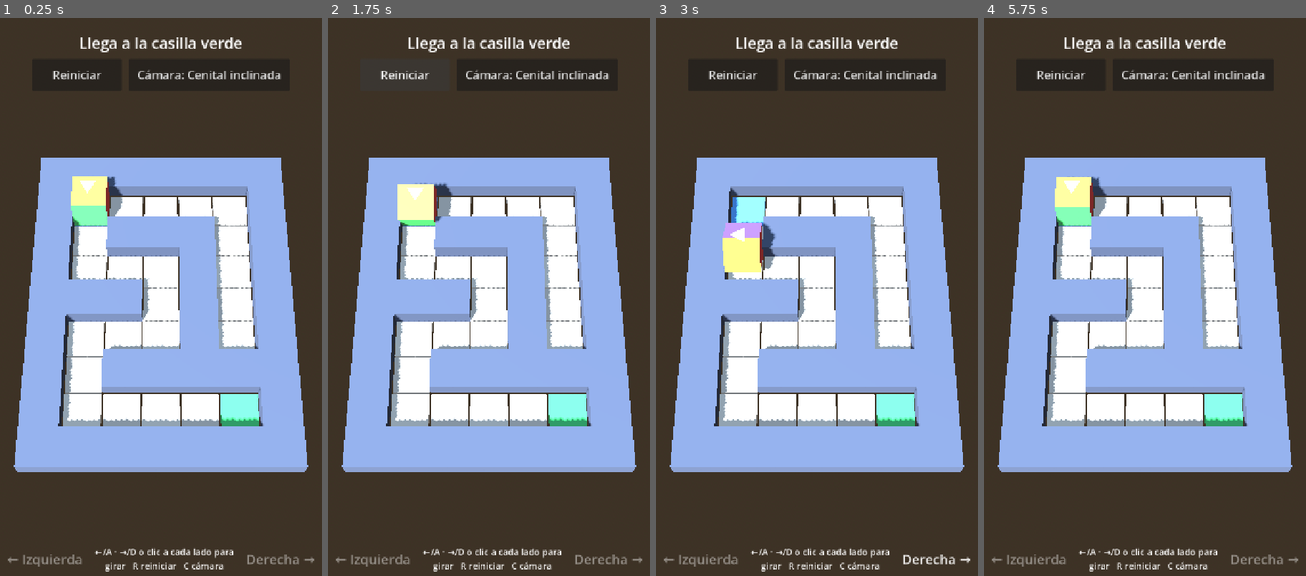
Above: before the commit, frames 1-4 (left to right).
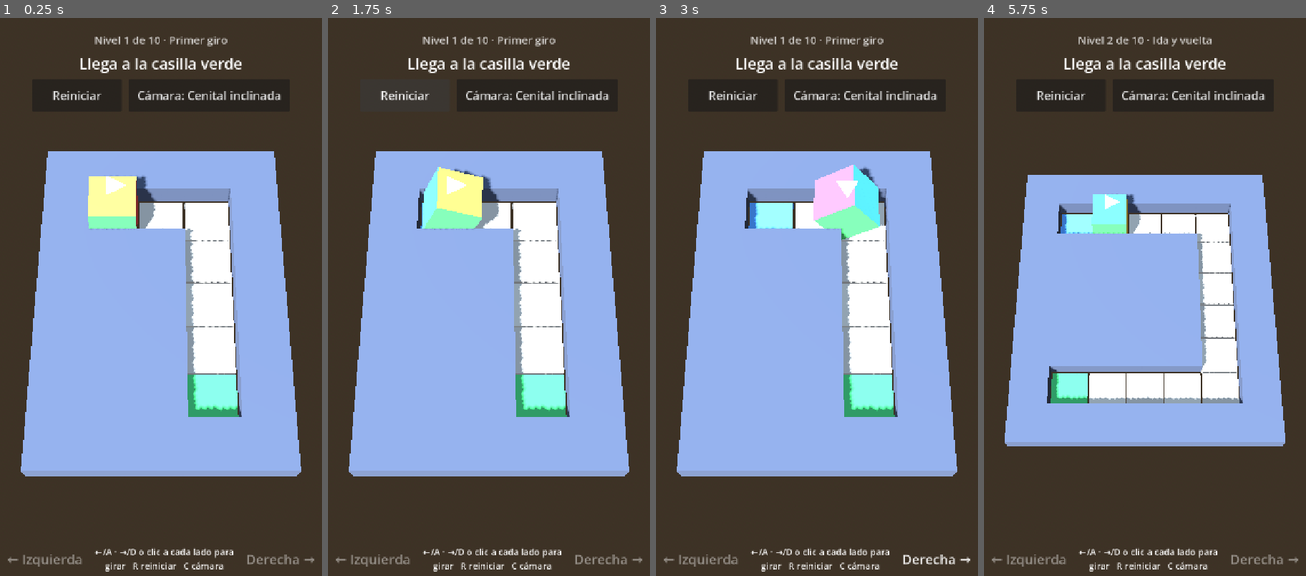
Above: after the commit, the same moments.

Repository: tonyjdev/mazecube
Game: Godot game, scene res://scenes/main.tscn
Same seed, same stepped clock (60 frames per second), same inputs: the game is played once before the commit and once after it.
Inputs (mouse positions are in pixels of both pictures, inside the frame that each line leads up to):
- Up to frame 1 (0.25 s): no input
- Up to frame 2 (1.75 s): click "Reiniciar" at 0.5 s; click "Reiniciar" at 1.25 s
- Up to frame 3 (3 s): click "Reiniciar" at 2 s; tap Enter (next_level, bound only after the commit) at 2.75 s; move the mouse to (887, 274) at 2.77 s; hold Right (turn_right) from 2.78 s (still down); hold Enter (next_level, bound only after the commit) from 2.78 s (still down); click (887, 274) at 2.92 s
- Up to frame 4 (5.75 s): release Right (turn_right) at 3.5 s; release Enter (next_level, bound only after the commit) at 3.5 s; drag from (1080, 330) to (1128, 419) at 3.52 s; move the mouse to (1177, 179) at 4.27 s; hold Right (turn_right) 4.28-5 s; hold Enter (next_level, bound only after the commit) 4.28-5 s; click (1193, 96) at 5 s, where only the run after the commit has a clickable "Siguiente nivel →"

The runs differ from the first frame. In frame 1, 25% of the frame differs, in the area x 4-96%, y 3-83%; in frame 2, 26%; in frame 3, 26%; in frame 4, 28%, in the area x 4-96%, y 3-82%.

Commit message:
Añadir 10 niveles con dificultad creciente
- scripts/levels.gd: 10 niveles de 1 a 13 giros mínimos, de 5x7 a 11x15.
  La dificultad (giros mínimos) se calculó con un resolvedor que aplica
  las reglas del juego, sin giros en la casilla de salida.
- Indicador de nivel, botón "Siguiente nivel" (también Intro/N) que
  sustituye al de cámara al completar, y vuelta al nivel 1 tras el último.
- El nivel actual se guarda en user://progress.cfg.
- La cámara encuadra el tablero en el hueco libre entre cabecera y barra
  inferior, para que la interfaz no lo tape.
- En builds de depuración, Re Pág / Av Pág cambian de nivel.

Diff:
--- a/project.godot
+++ b/project.godot
@@ -57,6 +57,12 @@
 "events": [Object(InputEventKey,"resource_local_to_scene":false,"resource_name":"","device":-1,"window_id":0,"alt_press …(190 unchanged characters)…
 ]
 }
+next_level={
+"deadzone": 0.5,
+"events": [Object(InputEventKey,"resource_local_to_scene":false,"resource_name":"","device":-1,"window_id":0,"alt_pressed":false,"shift_pressed":false,"ctrl_pressed":false,"meta_pressed":false,"pressed":false,"keycode":4194309,"physical_keycode":0,"key_label":0,"unicode":0,"location":0,"echo":false,"script":null)
+, Object(InputEventKey,"resource_local_to_scene":false,"resource_name":"","device":-1,"window_id":0,"alt_pressed":false,"shift_pressed":false,"ctrl_pressed":false,"meta_pressed":false,"pressed":false,"keycode":78,"physical_keycode":0,"key_label":0,"unicode":0,"location":0,"echo":false,"script":null)
+]
+}
 
 [input_devices]
 
--- a/scenes/main.tscn
+++ b/scenes/main.tscn
@@ -65,6 +65,12 @@
 mouse_filter = 2
 theme_override_constants/separation = 12
 
+[node name="LevelLabel" type="Label" parent="UI/Margin/VBox/Header" unique_id=175176079]
+modulate = Color(1, 1, 1, 0.75)
+layout_mode = 2
+theme_override_font_sizes/font_size = 24
+horizontal_alignment = 1
+
 [node name="Status" type="Label" parent="UI/Margin/VBox/Header" unique_id=737000712]
 layout_mode = 2
 theme_override_font_sizes/font_size = 34
@@ -90,6 +96,14 @@
 focus_mode = 0
 theme_override_font_sizes/font_size = 26
 text = "Cámara"
+
+[node name="NextButton" type="Button" parent="UI/Margin/VBox/Header/Buttons" unique_id=1353986561]
+visible = false
+custom_minimum_size = Vector2(360, 72)
+layout_mode = 2
+focus_mode = 0
+theme_override_font_sizes/font_size = 26
+text = "Siguiente nivel →"
 
 [node name="Spacer" type="Control" parent="UI/Margin/VBox" unique_id=1233186935]
 layout_mode = 2
--- a/scripts/level.gd
+++ b/scripts/level.gd
@@ -30,6 +30,13 @@
 
 
 func _ready() -> void:
+	build()
+
+
+## Sustituye el tablero por el de un nivel de Levels.LIST.
+func load_level(data: Dictionary) -> void:
+	layout = PackedStringArray(data["layout"])
+	start_heading = data["start_heading"]
 	build()
 
 
--- /dev/null
+++ b/scripts/levels.gd
@@ -0,0 +1,204 @@
+class_name Levels
+extends RefCounted
+## Lista de niveles, de menor a mayor dificultad.
+##
+## Leyenda: '#' pared, '.' libre, 'A' inicio, 'B' meta.
+## start_heading es el rumbo inicial en casillas (x, z): (1, 0) derecha,
+## (-1, 0) izquierda, (0, 1) abajo, (0, -1) arriba.
+##
+## "turns" es el mínimo de giros necesarios para resolver el nivel con las
+## reglas del juego (rebote al chocar, giros descartados si hay muro y sin
+## giro posible en la casilla de salida). Se calculó con un resolvedor por
+## búsqueda en anchura y sirve como medida de dificultad.
+
+const LIST: Array[Dictionary] = [
+	{
+		"name": "Primer giro",
+		"turns": 1,
+		"start_heading": Vector2i(1, 0),
+		"layout": [
+			"#####",
+			"#A..#",
+			"###.#",
+			"###.#",
+			"###.#",
+			"###B#",
+			"#####",
+		],
+	},
+	{
+		"name": "Ida y vuelta",
+		"turns": 2,
+		"start_heading": Vector2i(1, 0),
+		"layout": [
+			"#######",
+			"#A....#",
+			"#####.#",
+			"#####.#",
+			"#####.#",
+			"#####.#",
+			"#B....#",
+			"#######",
+		],
+	},
+	{
+		"name": "Bifurcación",
+		"turns": 3,
+		"start_heading": Vector2i(0, 1),
+		"layout": [
+			"#######",
+			"#A....#",
+			"#.###.#",
+			"#.#...#",
+			"#.#.###",
+			"#...#.#",
+			"###.#.#",
+			"#B....#",
+			"#######",
+		],
+	},
+	{
+		"name": "Serpiente",
+		"turns": 5,
+		"start_heading": Vector2i(0, 1),
+		"layout": [
+			"#######",
+			"#A....#",
+			"#.###.#",
+			"#...#.#",
+			"###.#.#",
+			"#...#.#",
+			"#.#####",
+			"#....B#",
+			"#######",
+		],
+	},
+	{
+		"name": "Pasillos",
+		"turns": 6,
+		"start_heading": Vector2i(1, 0),
+		"layout": [
+			"#########",
+			"#....A..#",
+			"#.###.###",
+			"#.#...#.#",
+			"###.#.#.#",
+			"#...#.#.#",
+			"#.#.###.#",
+			"#.#.#...#",
+			"#.###.###",
+			"#.....B.#",
+			"#########",
+		],
+	},
+	{
+		"name": "La plaza",
+		"turns": 7,
+		"start_heading": Vector2i(1, 0),
+		"layout": [
+			"#########",
+			"#....A..#",
+			"#.#.#####",
+			"#.#.....#",
+			"#.#####.#",
+			"#...#...#",
+			"####....#",
+			"#.#.....#",
+			"#B#.....#",
+			"#...#...#",
+			"#########",
+		],
+	},
+	{
+		"name": "Encrucijada",
+		"turns": 8,
+		"start_heading": Vector2i(1, 0),
+		"layout": [
+			"#########",
+			"#.#...A.#",
+			"#.#....##",
+			"#.......#",
+			"####....#",
+			"#...#...#",
+			"#.#.#.###",
+			"#.....#.#",
+			"#.#####.#",
+			"#...#.B.#",
+			"#.#.#.###",
+			"#.#.....#",
+			"#########",
+		],
+	},
+	{
+		"name": "Rodeo",
+		"turns": 9,
+		"start_heading": Vector2i(0, 1),
+		"layout": [
+			"###########",
+			"#........A#",
+			"#####.###.#",
+			"#.....#...#",
+			"#.###.#####",
+			"#.........#",
+			"#.##....###",
+			"#.......#.#",
+			"#.#######.#",
+			"#...#...B.#",
+			"###.#.#.#.#",
+			"#.......#.#",
+			"###########",
+		],
+	},
+	{
+		"name": "Laberinto",
+		"turns": 11,
+		"start_heading": Vector2i(1, 0),
+		"layout": [
+			"###########",
+			"#A....#...#",
+			"#...###.#.#",
+			"#...#...#.#",
+			"#.###.###.#",
+			"#.........#",
+			"#.#####.#.#",
+			"#.#.....#.#",
+			"###.#.#####",
+			"#...#.#...#",
+			"#....##.#.#",
+			"#.....#B#.#",
+			"#.....###.#",
+			"#...#.....#",
+			"###########",
+		],
+	},
+	{
+		"name": "El gran recorrido",
+		"turns": 13,
+		"start_heading": Vector2i(1, 0),
+		"layout": [
+			"###########",
+			"#.#.....A.#",
+			"#.#.....#.#",
+			"#.......#.#",
+			"#...###.#.#",
+			"#.....#...#",
+			"#####.#####",
+			"#.#...#...#",
+			"#.#.###.#.#",
+			"#...#...#.#",
+			"#.#####.#.#",
+			"#.#.....#B#",
+			"#.#.###.#.#",
+			"#...#.....#",
+			"###########",
+		],
+	},
+]
+
+
+static func count() -> int:
+	return LIST.size()
+
+
+static func get_level(index: int) -> Dictionary:
+	return LIST[clampi(index, 0, LIST.size() - 1)]
--- a/scripts/main.gd
+++ b/scripts/main.gd
@@ -6,6 +6,10 @@
 ##   Táctil:  tocar la mitad izquierda o derecha de la pantalla gira hacia ese
 ##            lado; los botones superiores reinician y cambian la cámara.
 ##   En PC, el clic del ratón se trata como un toque (emulate_touch_from_mouse).
+##   Al completar un nivel: botón "Siguiente nivel" o Intro/N.
+##   Solo en builds de depuración: Re Pág / Av Pág cambian de nivel.
+##
+## El nivel actual se guarda en user://progress.cfg para continuar al volver.
 
 enum CameraMode { TILTED_TOP, ISOMETRIC }
 
@@ -14,6 +18,7 @@
 	CameraMode.ISOMETRIC: "Isométrica",
 }
 const HINT_IDLE_ALPHA := 0.45
+const PROGRESS_PATH := "user://progress.cfg"
 
 @export var camera_mode := CameraMode.TILTED_TOP
 ## Inclinación de la vista cenital (90 = totalmente desde arriba).
@@ -21,12 +26,17 @@
 ## Margen alrededor del tablero al encuadrarlo (1.0 = justo al borde).
 @export_range(1.0, 1.5) var camera_fit_margin := 1.08
 
+var current_level := 0
 var _hint_tweens := {}
 
 @onready var level: Level = $Level
 @onready var cube: RollingCube = $Cube
 @onready var camera: Camera3D = $Camera3D
+@onready var level_label: Label = $UI/Margin/VBox/Header/LevelLabel
 @onready var status_label: Label = $UI/Margin/VBox/Header/Status
+@onready var next_button: Button = $UI/Margin/VBox/Header/Buttons/NextButton
+## Hueco libre entre la cabecera y la barra inferior: ahí se encuadra el tablero.
+@onready var play_area: Control = $UI/Margin/VBox/Spacer
 @onready var restart_button: Button = $UI/Margin/VBox/Header/Buttons/RestartButton
 @onready var camera_button: Button = $UI/Margin/VBox/Header/Buttons/CameraButton
 @onready var help_label: Label = $UI/Margin/VBox/BottomBar/Help
@@ -39,15 +49,16 @@
 	cube.rolled.connect(_on_rolled)
 	restart_button.pressed.connect(_restart)
 	camera_button.pressed.connect(_toggle_camera)
+	next_button.pressed.connect(_next_level)
 	left_hint.modulate.a = HINT_IDLE_ALPHA
 	right_hint.modulate.a = HINT_IDLE_ALPHA
 	if _is_touch_device():
 		help_label.text = "Toca a la izquierda o a la derecha de la pantalla para girar"
 	else:
 		help_label.text = "←/A · →/D o clic a cada lado para girar   R reiniciar   C cámara"
-	get_viewport().size_changed.connect(_apply_camera)
-	_restart()
-	_apply_camera()
+	# El hueco libre cambia al rotar o redimensionar la pantalla.
+	play_area.resized.connect(_apply_camera)
+	_load_level(_load_progress())
 
 
 func _unhandled_input(event: InputEvent) -> void:
@@ -67,6 +78,13 @@
 		_restart()
 	elif event.is_action_pressed("toggle_camera"):
 		_toggle_camera()
+	elif event.is_action_pressed("next_level") and cube.is_finished:
+		_next_level()
+	elif OS.is_debug_build() and event is InputEventKey and event.pressed and not event.echo:
+		if event.keycode == KEY_PAGEDOWN:
+			_load_level(current_level + 1)
+		elif event.keycode == KEY_PAGEUP:
+			_load_level(current_level - 1)
 
 
 func _turn(direction: int) -> void:
@@ -76,7 +94,37 @@
 
 func _restart() -> void:
 	cube.reset(level)
+	next_button.visible = false
+	camera_button.visible = true
 	status_label.text = "Llega a la casilla verde"
+
+
+func _load_level(index: int) -> void:
+	current_level = clampi(index, 0, Levels.count() - 1)
+	var data := Levels.get_level(current_level)
+	level.load_level(data)
+	level_label.text = "Nivel %d de %d · %s" % [current_level + 1, Levels.count(), data["name"]]
+	_save_progress()
+	_restart()
+	_apply_camera()
+
+
+## Tras el último nivel se vuelve al primero.
+func _next_level() -> void:
+	_load_level((current_level + 1) % Levels.count())
+
+
+func _load_progress() -> int:
+	var cfg := ConfigFile.new()
+	if cfg.load(PROGRESS_PATH) != OK:
+		return 0
+	return int(cfg.get_value("progress", "current_level", 0))
+
+
+func _save_progress() -> void:
+	var cfg := ConfigFile.new()
+	cfg.set_value("progress", "current_level", current_level)
+	cfg.save(PROGRESS_PATH)
 
 
 func _toggle_camera() -> void:
@@ -129,15 +177,18 @@
 
 
 ## Búsqueda binaria del menor valor (distancia o tamaño) con el que todas las
-## esquinas quedan dentro de la vista de la cámara, sea cual sea la proporción
-## de la pantalla.
+## esquinas quedan dentro del hueco libre de la interfaz, sea cual sea la
+## proporción de la pantalla.
 func _fit(apply: Callable, corners: Array[Vector3], lo: float, hi: float) -> void:
+	var area := play_area.get_global_rect()
+	if area.size.x < 1.0 or area.size.y < 1.0:
+		area = get_viewport().get_visible_rect()
 	for i in 30:
 		var mid := (lo + hi) * 0.5
 		apply.call(mid)
 		var inside := true
 		for p in corners:
-			if not camera.is_position_in_frustum(p):
+			if camera.is_position_behind(p) or not area.has_point(camera.unproject_position(p)):
 				inside = false
 				break
 		if inside:
@@ -149,8 +200,10 @@
 
 ## Los toques sobre los botones no cuentan como giro.
 func _is_over_buttons(pos: Vector2) -> bool:
-	return restart_button.get_global_rect().has_point(pos) \
-		or camera_button.get_global_rect().has_point(pos)
+	for button: Button in [restart_button, camera_button, next_button]:
+		if button.visible and button.get_global_rect().has_point(pos):
+			return true
+	return false
 
 
 func _is_touch_device() -> bool:
@@ -173,4 +226,12 @@
 
 
 func _on_reached_goal() -> void:
-	status_label.text = "¡Meta alcanzada! Reinicia para volver a jugar"
+	if current_level == Levels.count() - 1:
+		status_label.text = "¡Has completado todos los niveles!"
+		next_button.text = "Volver al nivel 1"
+	else:
+		status_label.text = "¡Nivel completado!"
+		next_button.text = "Siguiente nivel →"
+	# Ocupa el lugar del botón de cámara para que la cabecera no cambie de alto.
+	camera_button.visible = false
+	next_button.visible = true
Not shown, added: scripts/levels.gd.uid
